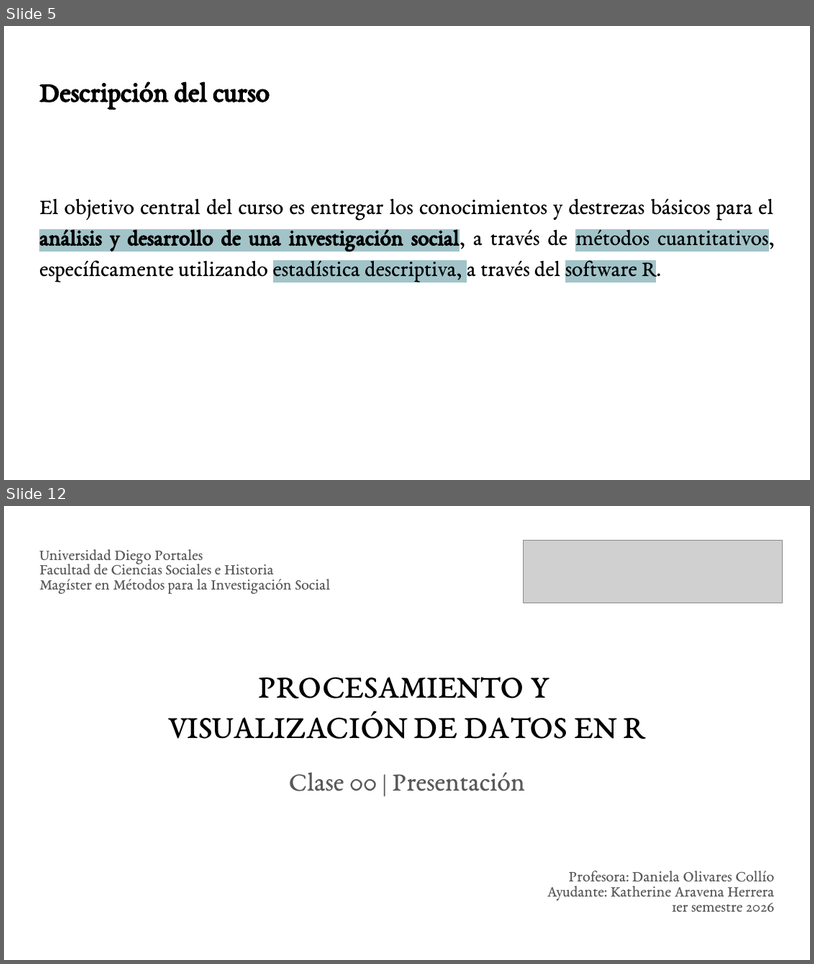
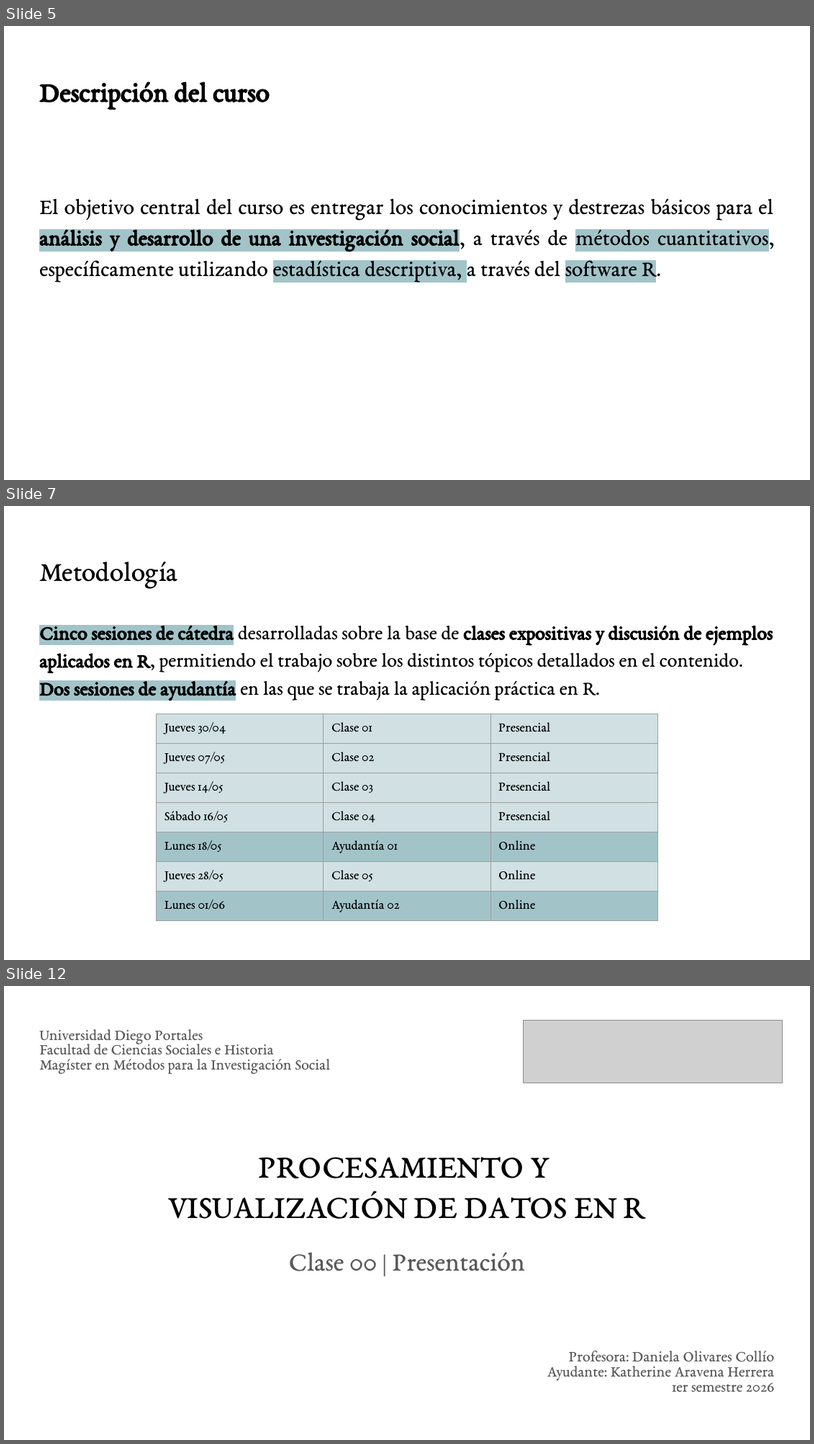
Before and after one commit to KAravena/udp-magister-visualizacion-datos-r, a slide deck: clases/clase_00/clase_00.pptx. Shown one above the other, each under a label of ours: slides 5 and 12 before the commit, slides 5, 7 and 12 after it; the slides between them are not shown. The pictures are 814x964 and 814x1444 pixels, drawn with LibreOffice and Linux fonts; fonts in the diff are those of the drawing; grey boxes stand for pictures. Boxes give left, top, right and bottom in pixels: in the first picture for what was removed or moved away, otherwise in the second. Text is boxed around its words. In the diff, an @@ line names an element or a change of style, - is before the commit and + after.

```diff
--- a/clases/clase_00/clase_00.pptx
+++ b/clases/clase_00/clase_00.pptx
@@ slide 7 added at (4,506,810,960), background #FFFFFF @@
@@ title added at (39,561,178,589), 25.2 pt, text #000000 @@
+Metodología
@@ text added at (39,623,773,700), 18 pt, text #000000 @@
+Cinco sesiones de cátedra desarrolladas sobre la base de clases expositivas y discusión de ejemplos aplicados en R, permitiendo el trabajo sobre los distintos tópicos detallados en el contenido. Dos sesiones de ayudantía en las que se trabaja la aplicación práctica en R.
@@ table added at (157,714,657,960), 7 rows, 3 columns @@
+Jueves 30/04 | Clase 01 | Presencial
+Jueves 07/05 | Clase 02 | Presencial
+Jueves 14/05 | Clase 03 | Presencial
+Sábado 16/05 | Clase 04 | Presencial
+Lunes 18/05 | Ayudantía 01 | Online
+Jueves 28/05 | Clase 05 | Online
+Lunes 01/06 | Ayudantía 02 | Online
```
Also in this commit, not shown: 4 slides changed, 1 other slide added, 2 slides removed, 37 other files.
